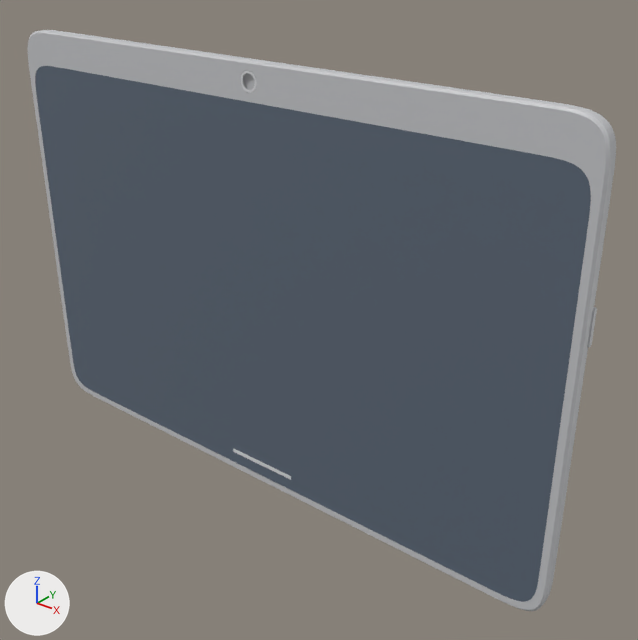
What one commit did to the glTF model handheld-eth/assembly.glb.
Camera for both pictures: a 50 mm lens placed at (0.293, -0.202, 0.195), pointed at (0.125, 0.008, 0.064). The lights are fixed; the arrows at lower left show +X, +Y and +Z. The first picture is the older version. Where no turn or scale is listed for an object, it has been applied to the vertices.

The first picture shows 'accents', 'body', 'glass'.
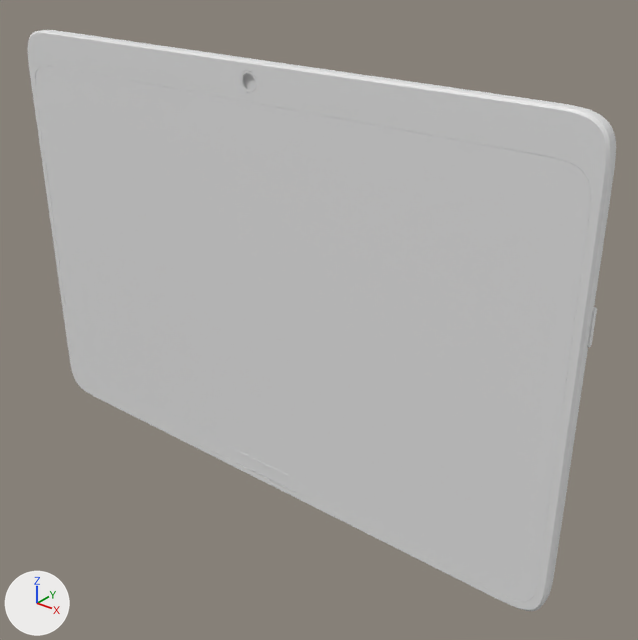
The newer file is also rescaled (x1000.0) as a whole; pictures and numbers use the older file's frame.

What differs and where, as boxes (x1, y1, x2, y2) in the pictures (638 x 640 px):
'glass', recoloured (blue to white): (35, 66, 591, 602) in both
'accents', recoloured: (233, 71, 291, 480) in both
part 1 of me_body, recoloured: (28, 30, 616, 611) in both

The change, as a list of edits to the scene's bpy script:
```text
Change me_body:
    used by ob_body; location = (0.0, 0.0, 0.0)
    remove me_body.from_pydata(...)  # 4416 vertices, 8828 faces; spans x 0.0..0.222, y -0.008..0.014, z 0.0..0.15
    add me_body.from_pydata(...)  # 4860 vertices, 9720 faces; spans x 0.0..0.222, y -0.008..0.014, z 0.0..0.15
    me_body part 1: 7974 faces spanning x 0.0..0.222, y -0.008..0.014, z 0.0..0.15 switch from mat_defaultmaterial to no material
    edits to the shape of me_body do not show in these pictures
Change me_glass:
    where me_glass.from_pydata(...)  # 120 vertices, 236 faces; spans x 0.003..0.219, y -0.008..-0.007, z 0.003..0.138
    used by ob_glass; location = (0.0, 0.0, 0.0)
    remove me_glass.materials.append(mat_defaultmaterial_002)
    me_glass part 2: vertex colours changed
Change me_accents:
    where me_accents.from_pydata(...)  # 376 vertices, 748 faces; spans x 0.097..0.125, y -0.008..-0.0078, z 0.0075..0.1471
    used by ob_accents; location = (0.0, 0.0, 0.0)
    me_accents part 3: vertex colours changed
```
